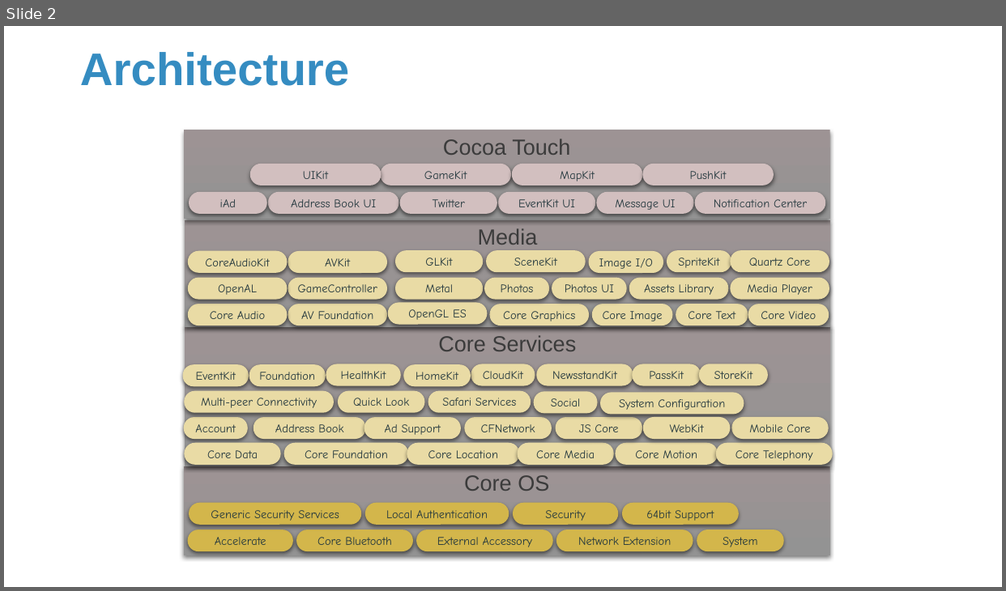
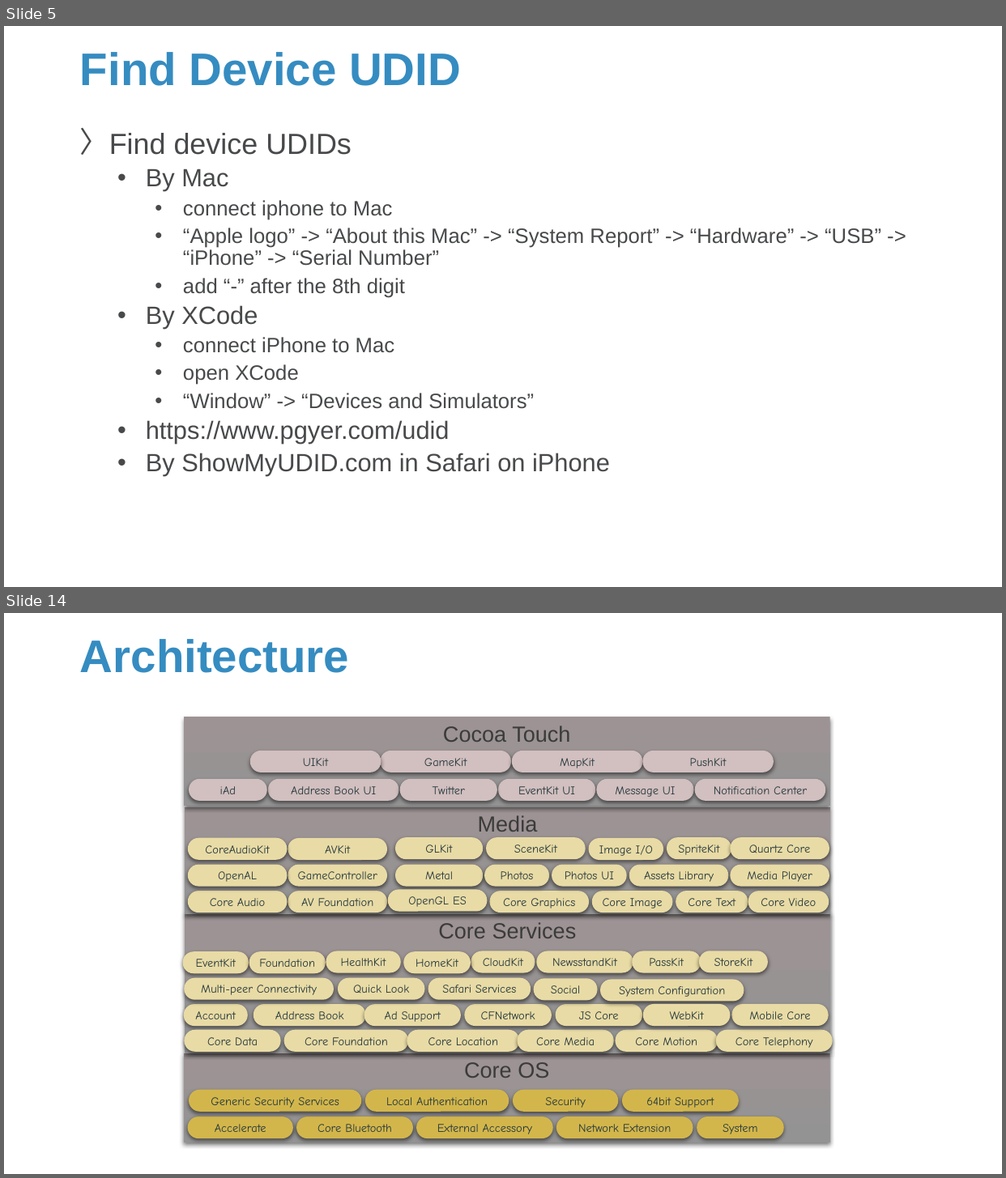
Before and after one commit to Sparks-Lu/TechNotes, a slide deck: Misc/iOS_General.pptx. Shown one above the other, each under a label of ours: slide 2 before the commit, slides 5 and 14 after it; the slides between them are not shown. The pictures are 1006x591 and 1006x1178 pixels, drawn with LibreOffice and Linux fonts; fonts in the diff are those of the drawing; background and template pictures are left out. Boxes give left, top, right and bottom in pixels: in the first picture for what was removed or moved away, otherwise in the second. Text is boxed around its words. In the diff, an @@ line names an element or a change of style, - is before the commit and + after.

```diff
--- a/Misc/iOS_General.pptx
+++ b/Misc/iOS_General.pptx
@@ slide 5 added at (4,26,1002,587), background picture (left out) @@
@@ title added at (80,52,461,86), 44 pt, text #358CC1, bold @@
+Find Device UDID
@@ text added at (109,133,881,476), 20 pt, text #47494B @@
+〉 Find device UDIDs
+  • By Mac
+    • connect iphone to Mac
+    • “Apple logo” -> “About this Mac” -> “System Report” -> “Hardware” -> “USB” -> “iPhone” -> “Serial Number”
+    • add “-” after the 8th digit
+  • By XCode
+    • connect iPhone to Mac
+    • open XCode
+    • “Window” -> “Devices and Simulators”
+  • https://www.pgyer.com/udid
+  • By ShowMyUDID.com in Safari on iPhone
@@ what was slide 2 is now slide 14 @@
```
Also in this commit, not shown: 1 slide changed, 11 other slides added, 9 other files.
